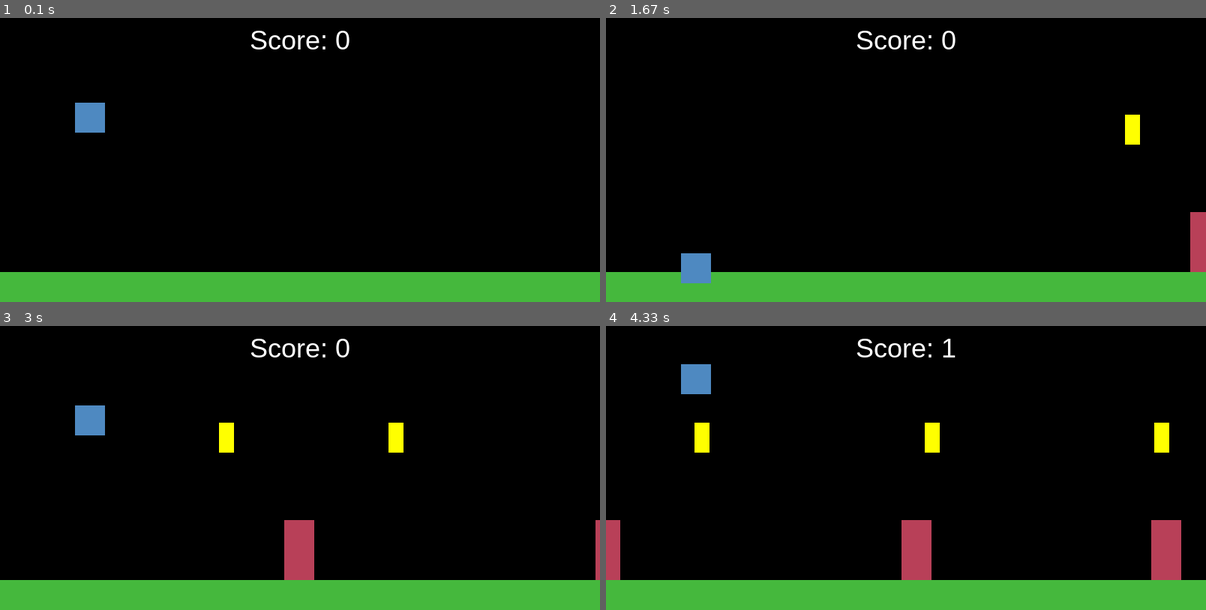
Above: before the commit, frames 1-4 (two rows, left to right).
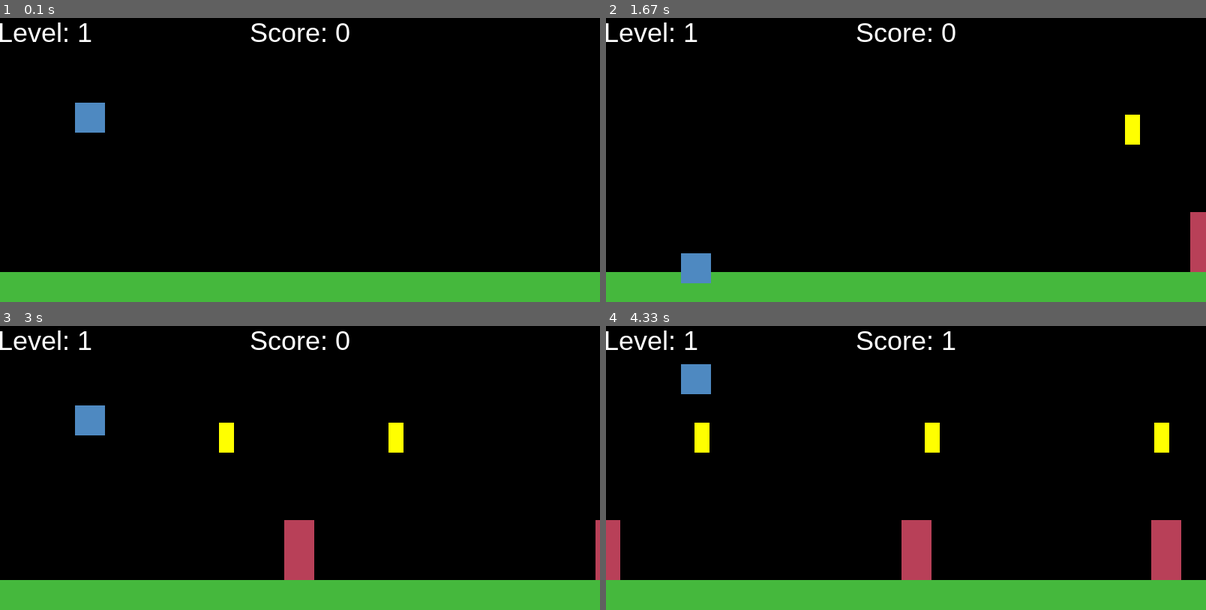
Above: after the commit, the same moments.

Repository: pablolupo84/projetc_pygame
Game: pygame game, started from main.py
Same seed, same stepped clock (60 frames per second), same inputs: the game is played once before the commit and once after it.
Inputs:
- Up to frame 1 (0.1 s): no input
- Up to frame 2 (1.67 s): tap Space at 0.33, 0.73, 1.03, 1.23, 1.57 s
- Up to frame 3 (3 s): tap Space at 1.87, 2.07, 2.37, 2.63, 2.97 s
- Up to frame 4 (4.33 s): tap Space at 3.27, 3.4, 3.8, 4.1 s

The runs differ from the first frame. In frame 1, 0.9% of the frame differs, in the area x 0-59%, y 1-12%; in frame 2, 0.9%; in frame 3, 0.9%; in frame 4, 0.9%.

Commit message:
Agregando Niveles

Diff:
--- a/game/config.py
+++ b/game/config.py
@@ -17,6 +17,7 @@
 SPEED=5
 
 MAX_WALLS=10
-MAX_COINS=10
+MAX_COINS=15
 
 FONT='Arial'
+TEXT_POY=20
--- a/game/game.py
+++ b/game/game.py
@@ -30,6 +30,7 @@
 
     def new(self):
         self.score=0
+        self.level=0
         self.generate_elements()
         self.run()
 
@@ -47,7 +48,7 @@
         self.sprites.add(self.player)
         # self.sprites.add(self.wall)
         self.generate_walls()
-        self.generate_coins()
+        # self.generate_coins()
 
     def generate_walls(self):
         last_position=WIDTH + 100
@@ -60,6 +61,9 @@
 
                 self.sprites.add(wall)
                 self.walls.add(wall)
+
+            self.level+=1
+            self.generate_coins()
 
     def generate_coins(self):
         last_position=WIDTH + 100
@@ -149,8 +153,12 @@
     def score_format(self):
         return 'Score: {}'.format(self.score)
 
+    def level_format(self):
+        return 'Level: {}'.format(self.level)
+
     def draw_text(self):
-        self.display_text(self.score_format(),36,WHITE,WIDTH//2,30)
+        self.display_text(self.score_format(),36,WHITE,WIDTH//2,TEXT_POY)
+        self.display_text(self.level_format(),36,WHITE,60,TEXT_POY)
 
     def display_text(self,text,size,color,pos_x,pos_y):
         font=pygame.font.Font(self.font,size)
